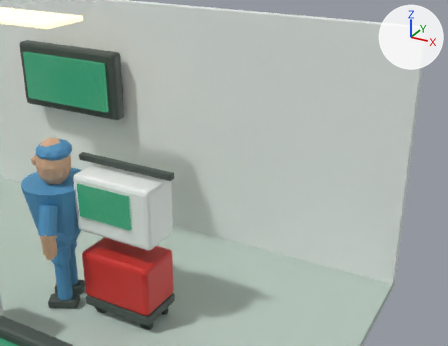
A saved change to the Blender file HLR/blender/hlr-room.blend.
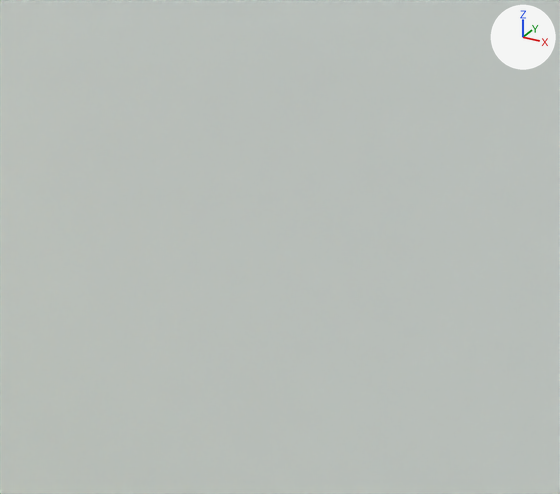
Each version appears first from a 50 mm lens placed at (10.45, -3.76, 5.83), pointed at (5.95, 4.42, 1.74), and next in a close-up from a 50 mm lens placed at (6.37, 3.75, 3.89), pointed at (5.67, 5.03, 3.25). Every picture has the same lights, and +X, +Y and +Z are marked at upper right. The last two pictures show the newer version. The close-ups show mesh edges as thin lines.

Names of what the first close-up shows: 'back_wall'.
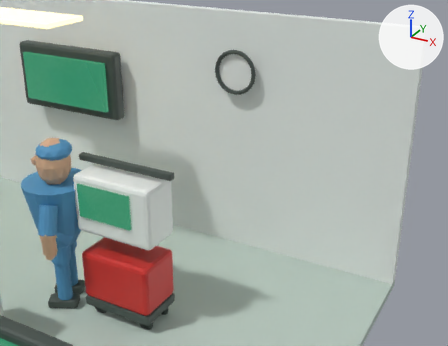
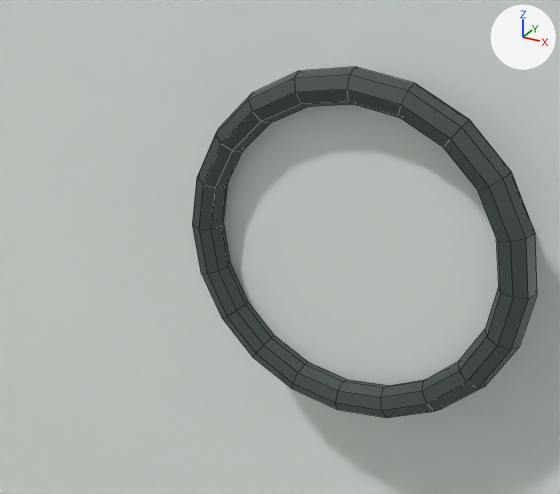
Changed parts and their boxes (x1, y1, x2, y2) in the close-ups (560 x 494 px):
'wall_clock_face', added: after (223, 105, 499, 385)
'wall_clock_rim', added: after (192, 67, 537, 418)

The edits, one by one:
Mesh me_torus_1 is new.
It is a torus around z (ring radius 0.34, tube radius 0.035) spanning x -0.375..0.375, y -0.375..0.375, z -0.035..0.035.
It uses material mat_dark_polymer (dark grey #424d48).
Mesh me_cylinder_003_1 is new.
It is a 28-sided cylinder along z spanning x -0.34..0.34, y -0.34..0.34, z -0.028..0.028.
It uses material mat_clinical_white (white #eaefeb).
Object 'wall_clock_rim' (ob_wall_clock_rim) is new; it shows me_torus_1.
Its parent is ob_wall_clock.
Its location is (0.0, -0.058, 0.0).
Its rotation in degrees is (90, 0, 0).
Object 'wall_clock' (ob_wall_clock) is new.
Its location is (5.8, 5.13, 3.25).
Object 'wall_clock_face' (ob_wall_clock_face) is new; it shows me_cylinder_003_1.
Its parent is ob_wall_clock.
Its location is (0.0, 0.0, 0.0).
Its rotation in degrees is (-90, 180, 0).
